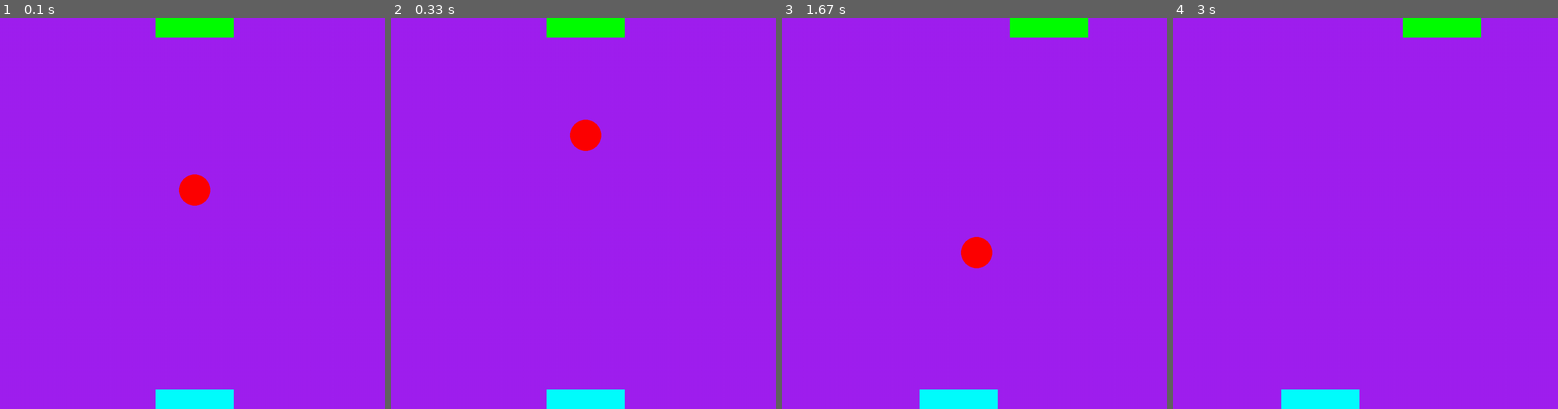
Above: before the commit, frames 1-4 (left to right).
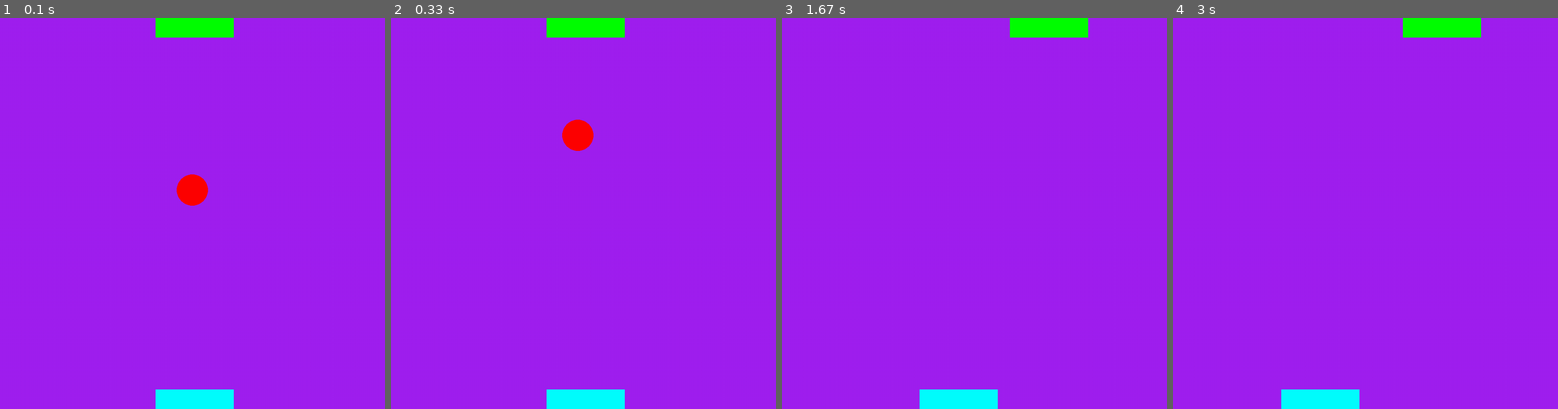
Above: after the commit, the same moments.

Repository: coolant9/computer_program
Game: pygame game, started from pygame/lesson2.py
The game is run twice, just before and just after one commit, with the same random seed, the same clock (stepped at 60 frames per second) and the same inputs.
Inputs:
- Up to frame 1 (0.1 s): no input
- Up to frame 2 (0.33 s): no input
- Up to frame 3 (1.67 s): hold D 0.33-0.8 s; hold D 0.83-1.3 s; tap J at 0.9, 1.2, 1.4 s; hold A from 1.33 s (still down)
- Up to frame 4 (3 s): tap J at 1.7, 1.97, 2.27, 2.4, 2.7 s; release A at 1.87 s; hold A 1.9-2.3 s; hold D 2.33-2.97 s

The runs differ from the first frame. In frame 1, 0.1% of the frame differs, in the area x 45-55%, y 40-48%; in frame 2, 0.3%; in frame 3, 0.5%, in the area x 46-55%, y 56-64%; in frame 4, nothing differs.

Commit message:
correct logic for bounce.

Diff:
--- a/pygame/lesson2.py
+++ b/pygame/lesson2.py
@@ -1,8 +1,10 @@
 # Example file showing a circle moving on screen
 import pygame
-def update_player_pos(d,player_pos):
-    player_pos.y += d*10
-    return player_pos
+def update_player_pos(dy,ball_pos):
+    ball_pos.y += dy*10
+    ball_pos.x += -1*0.1*10
+    return ball_pos
+
 # pygame setup
 pygame.init()
 screen = pygame.display.set_mode((1000,1000))
@@ -10,8 +12,9 @@
 running = True
 dt = 0
 x = 500
-d = -1
-player_pos = pygame.Vector2(screen.get_width() / 2, screen.get_height() / 2)
+dy = -1
+dx =  1
+ball_pos = pygame.Vector2(screen.get_width() / 2, screen.get_height() / 2)
 rectangle1_left = 400
 rectangle2_left = 400
 while running:
@@ -23,24 +26,24 @@
 
     # fill the screen with a color to wipe away anything from last frame
     screen.fill("purple")
-    player_pos = update_player_pos(d,player_pos)
-    pygame.draw.circle(screen, "red",player_pos , 40)
+    ball_pos = update_player_pos(dy,ball_pos)
+    pygame.draw.circle(screen, "red",ball_pos , 40)
 
-    if player_pos.y == 50:
-        d = 1
+    def is_hitting(rectangle,ball):
+        center = rectangle.x + rectangle.width/2
+        return abs(center - ball.x) <= 100
 
-    if player_pos.y == 950:
-        d = -1
+
     rectangle1 = pygame.Rect(rectangle1_left,0, 200, 50)
     rectangle2 = pygame.Rect(rectangle2_left,950, 200, 50)
-    if rectangle1.x <= 300 and player_pos.y<=200:
-        d = -1
-    if rectangle2.x <= 300 and player_pos.y >= 800:
-        d = 1
-    if rectangle1.x >= 600 and player_pos.y <= 200:
-        d = -1
-    if rectangle2.x >= 600 and player_pos.y >= 800:
-        d = 1
+
+    if ball_pos.y == 50 and is_hitting(rectangle1, ball_pos):
+        dy = 1
+
+    if ball_pos.y == 950 and is_hitting(rectangle2, ball_pos):
+        dy = -1
+
+
 
 
 
